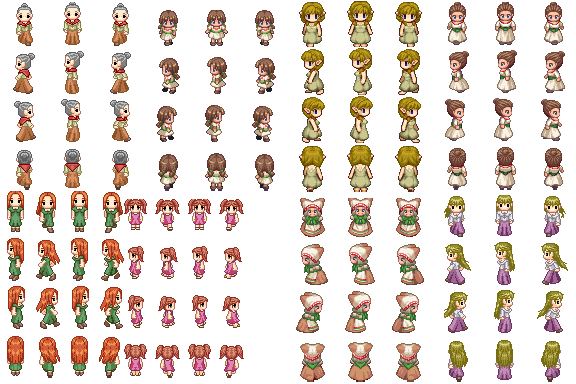
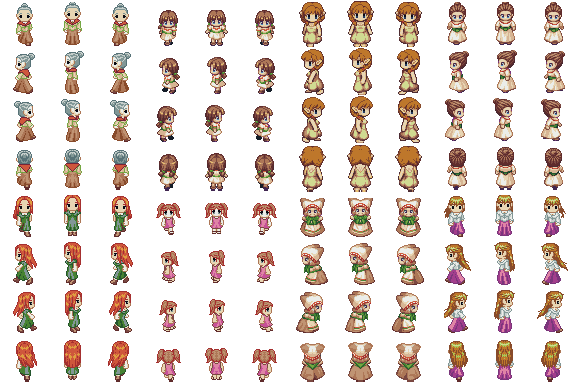
Layered file, before and after one edit (576 × 384). Changes by layer:
renamed "elf commoner 2" to "Layer 0", painted on it over 13, 1, 568, 382
removed layer "xpchar36" over 296, 198, 424, 382
removed layer "xpchar30" over 445, 2, 565, 190
removed layer "xpchar34" over 156, 10, 276, 191
removed layer "DKS_ VLG - Girl" over 124, 199, 244, 378
removed layer "DKS_ VLG - Woman2" over 444, 195, 568, 382
removed layer "DKS_ VLG - Woman" over 7, 191, 124, 378
removed layer "DKS_ VLG - OldWoman" over 13, 2, 131, 190